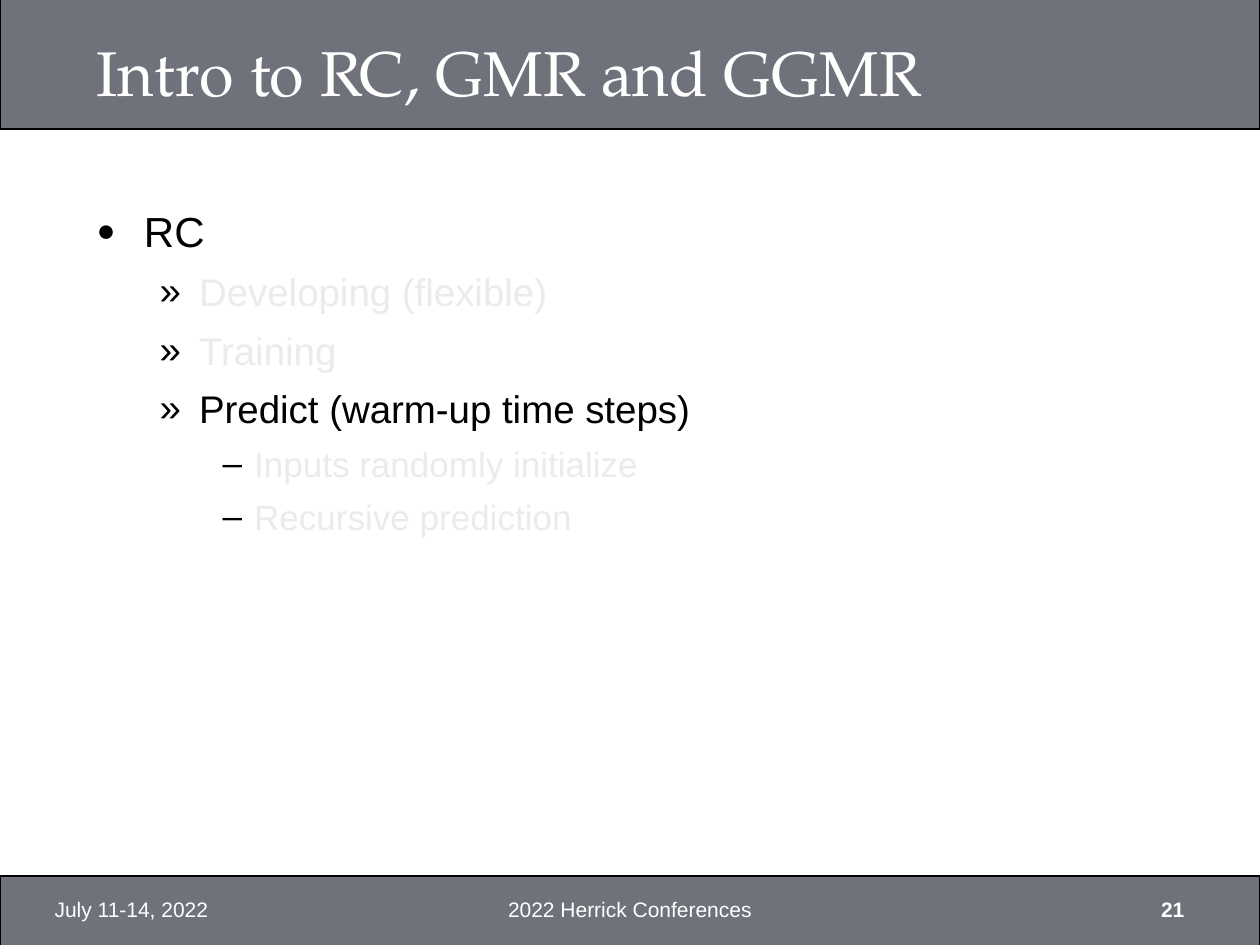
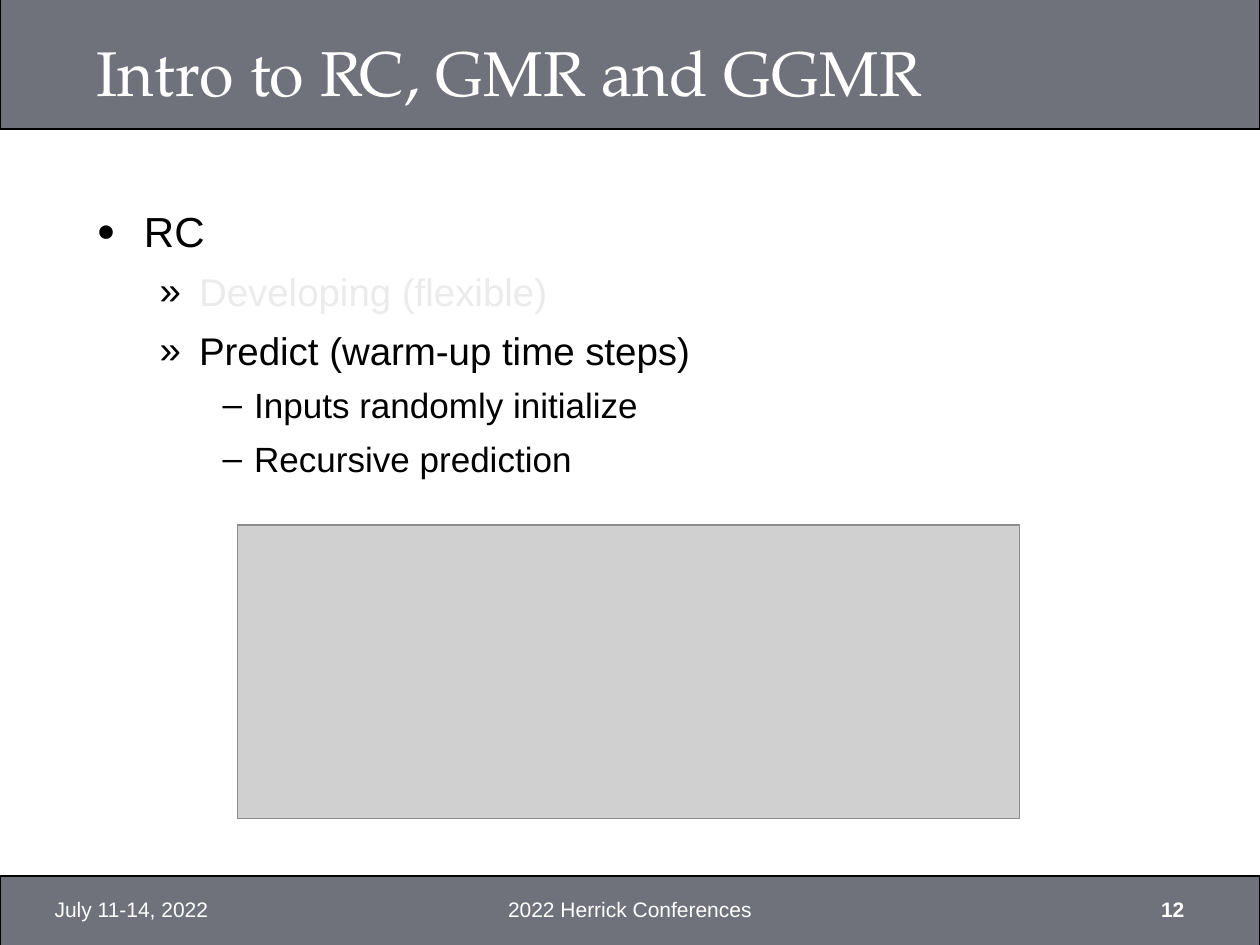
Before and after one commit to xixihaha1995/Hybrid_RC_GGMR, a slide deck: slide 12 of Final/TODO_Recordings.pptx (slide 21 before the commit). Drawn at 1260x945 pixels with LibreOffice and Linux fonts; fonts in the diff are those of the drawing; grey boxes stand for pictures; background and template pictures are left out. Boxes give left, top, right and bottom in pixels: in the first picture for what was removed or moved away, otherwise in the second. Text is boxed around its words. In the diff, an @@ line names an element or a change of style, - is before the commit and + after.

```diff
--- a/Final/TODO_Recordings.pptx
+++ b/Final/TODO_Recordings.pptx
@@ text at bbox=[144, 217, 690, 478]: paragraph removed @@
-  » Training
@@ text at bbox=[254, 392, 638, 478]: text colour #EBEBEB to #000000 in "Inputs randomly initialize", "Recursive prediction" @@
@@ picture added at bbox=[237, 525, 1019, 819] @@
@@ page number at bbox=[1161, 902, 1184, 917]: text changed @@
-21
+12
```
Also in this commit, not shown: 19 other slides changed, 17 slides removed, 2 other files.
